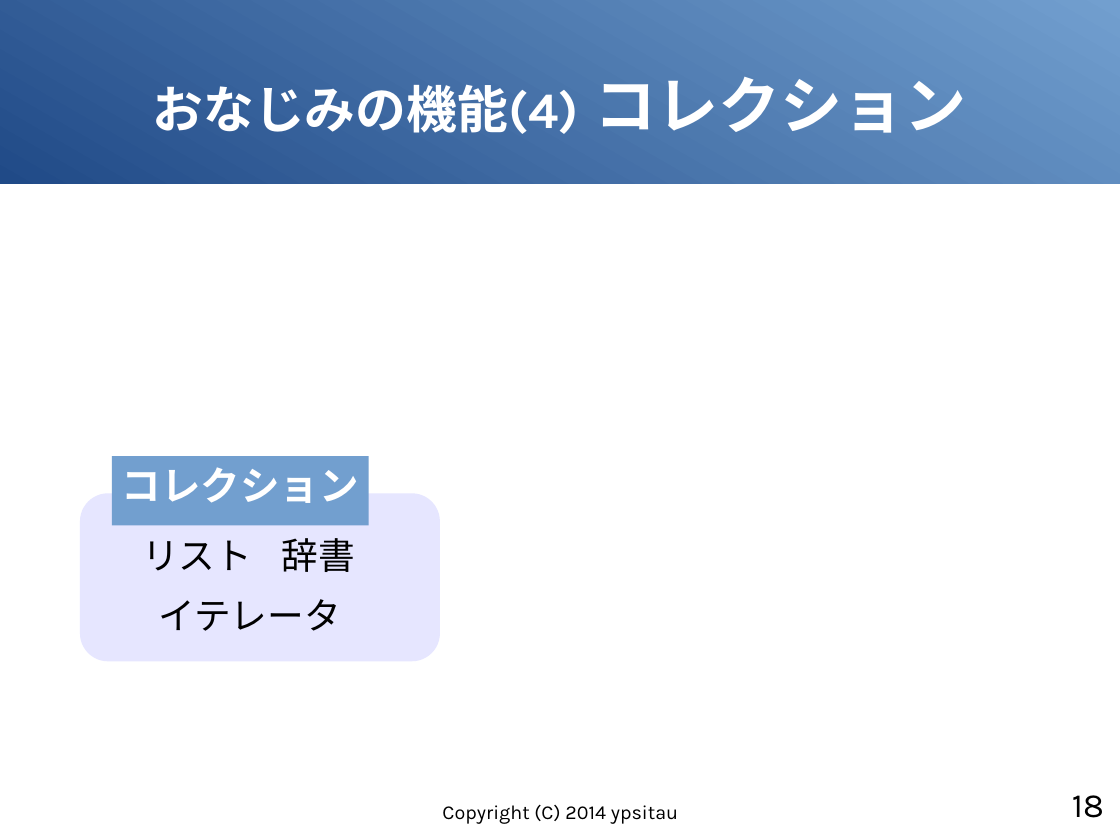
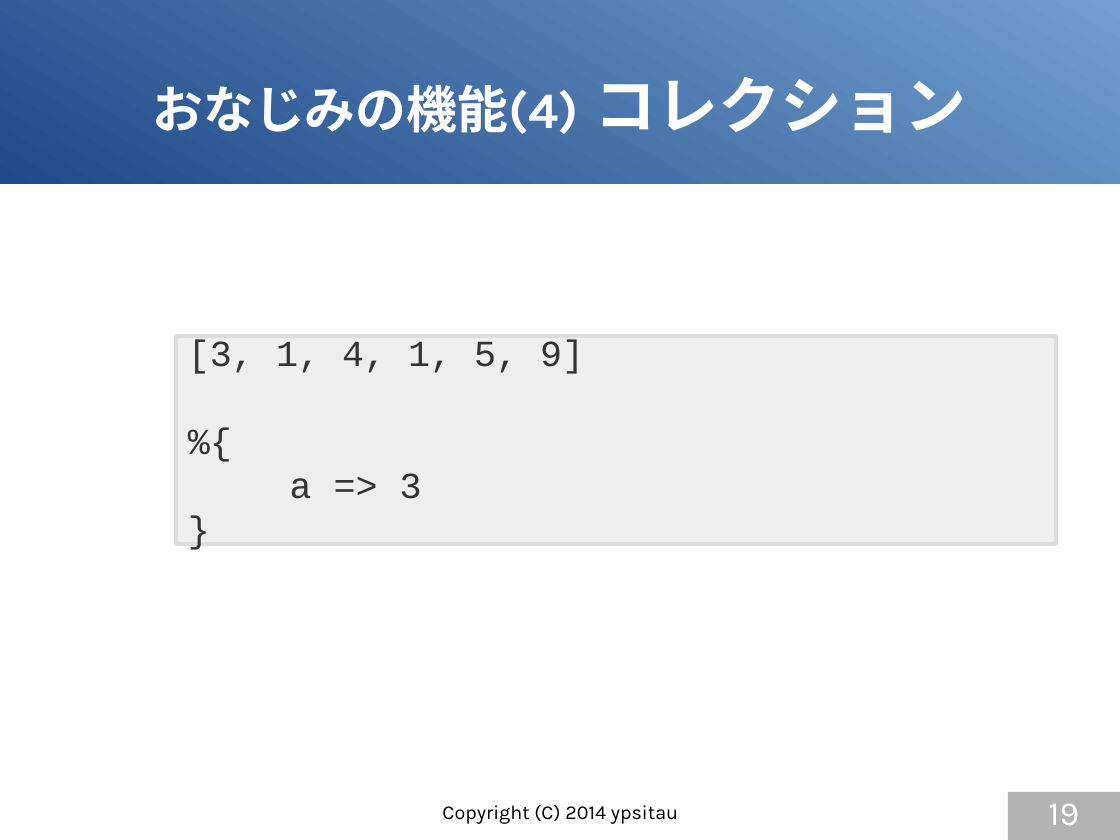
Before and after one commit to gura-lang/gura-doc, a slide deck: slide 19 of presentation/gura-introduction.odp (slide 18 before the commit). Drawn at 1120x840 pixels with LibreOffice and Linux fonts; fonts in the diff are those of the drawing. Boxes give left, top, right and bottom in pixels: in the first picture for what was removed or moved away, otherwise in the second. Text is boxed around its words. In the diff, an @@ line names an element or a change of style, - is before the commit and + after.

```diff
--- a/presentation/gura-introduction.odp
+++ b/presentation/gura-introduction.odp
@@ rectangle added at (x1=176, y1=336, x2=1056, y2=545), fill #EEEEEE, outline #DDDDDD 2.83 pt, 26 pt, text #333333 @@
+[3, 1, 4, 1, 5, 9]
+%{
+a => 3
+}
@@ group removed at (x1=80, y1=456, x2=440, y2=662): 3 texts, 1 rounded rectangle, 1 rectangle @@
-リスト
-イテレータ
-辞書
-コレクション
@@ page number added at (x1=1008, y1=793, x2=1120, y2=840), fill #B2B2B2, 24 pt, text #FFFFFF @@
+19
@@ page number removed at (x1=1072, y1=795, x2=1104, y2=818) @@
-18
```
Also in this commit, not shown: 21 other slides changed, 2 slides added, 1 slide removed.
